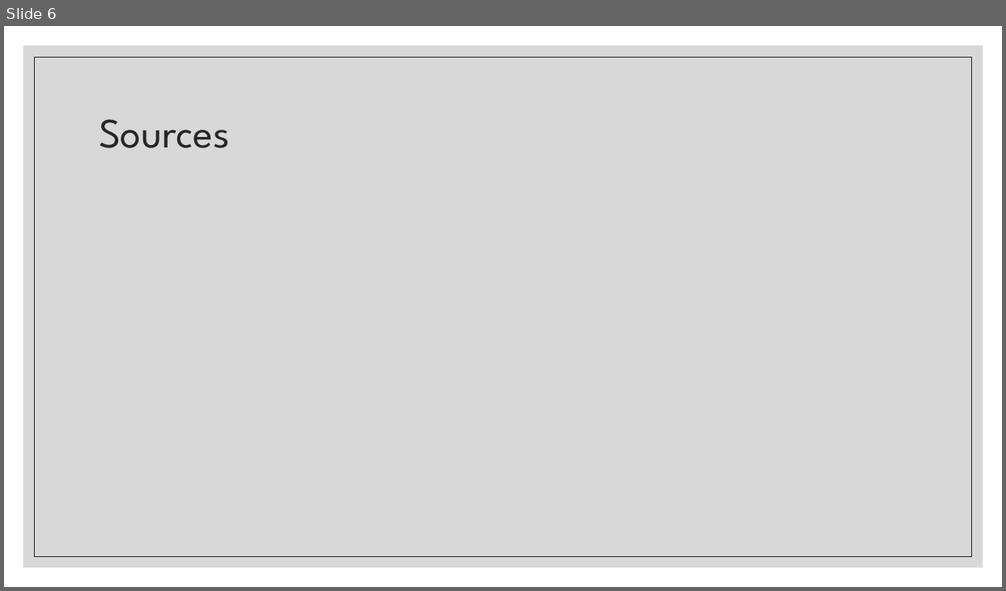
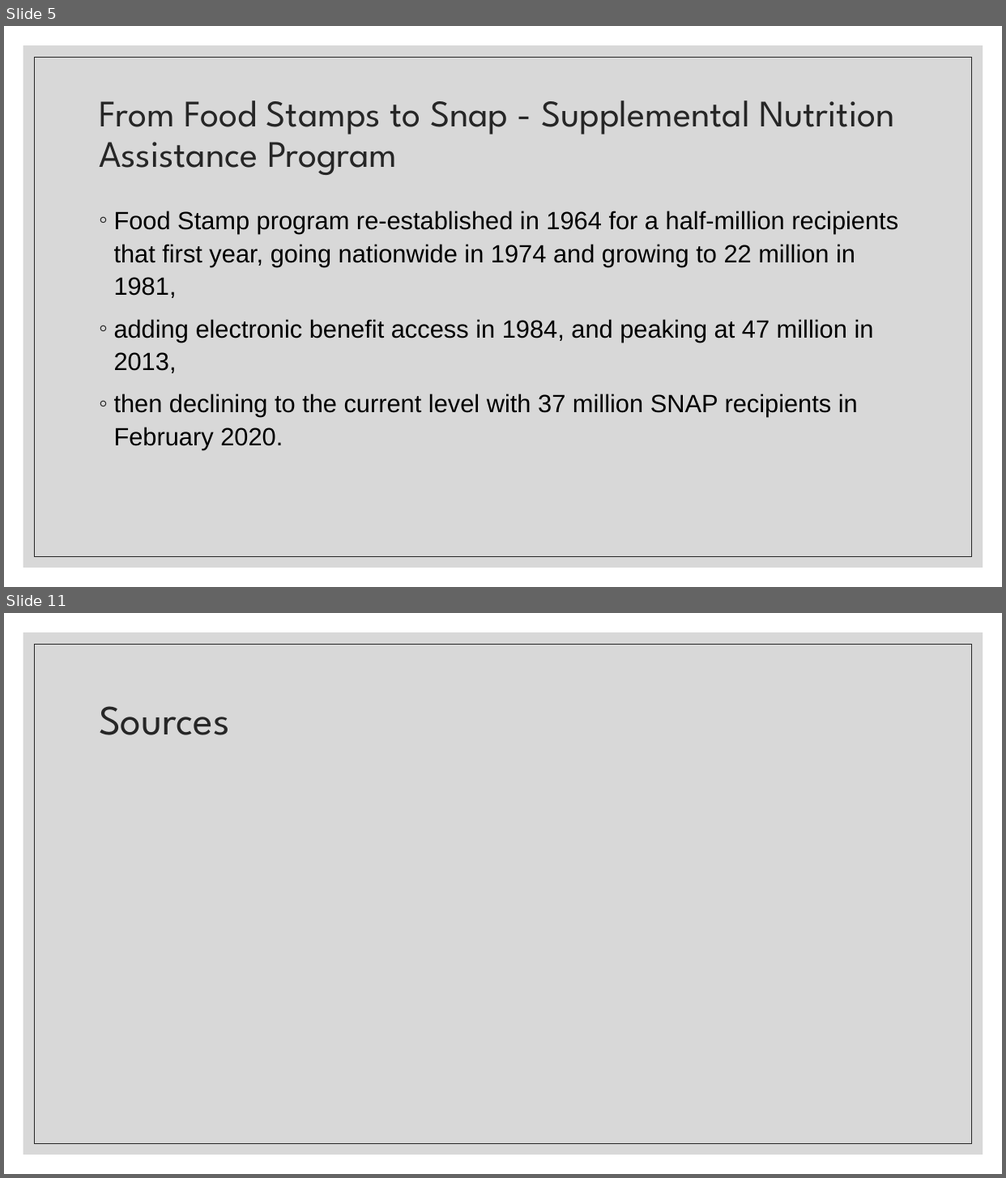
Before and after one commit to annrinTN/capstone_annrumsey, a slide deck: NSS Capstone Ann Rumsey.pptx. Shown one above the other, each under a label of ours: slide 6 before the commit, slides 5 and 11 after it; the slides between them are not shown. The pictures are 1006x591 and 1006x1178 pixels, drawn with LibreOffice and Linux fonts; fonts in the diff are those of the drawing. Boxes give left, top, right and bottom in pixels: in the first picture for what was removed or moved away, otherwise in the second. Text is boxed around its words. In the diff, an @@ line names an element or a change of style, - is before the commit and + after.

```diff
--- a/NSS Capstone Ann Rumsey.pptx
+++ b/NSS Capstone Ann Rumsey.pptx
@@ slide 5 added at (4,26,1002,587), background #FFFFFF; not listed: 2 template elements that a slide beside it also shows @@
@@ title added at (99,101,895,175), 36 pt, text #262626 @@
+From Food Stamps to Snap - Supplemental Nutrition Assistance Program
@@ text added at (114,211,898,450), 24 pt, text #000000 @@
+◦ Food Stamp program re-established in 1964 for a half-million recipients that first year, going nationwide in 1974 and growing to 22 million in 1981,
+◦ adding electronic benefit access in 1984, and peaking at 47 million in 2013,
+◦ then declining to the current level with 37 million SNAP recipients in February 2020.
@@ what was slide 6 is now slide 11 @@
```
Also in this commit, not shown: 3 slides changed, 5 other slides added, 1 slide removed, 5 other files.
